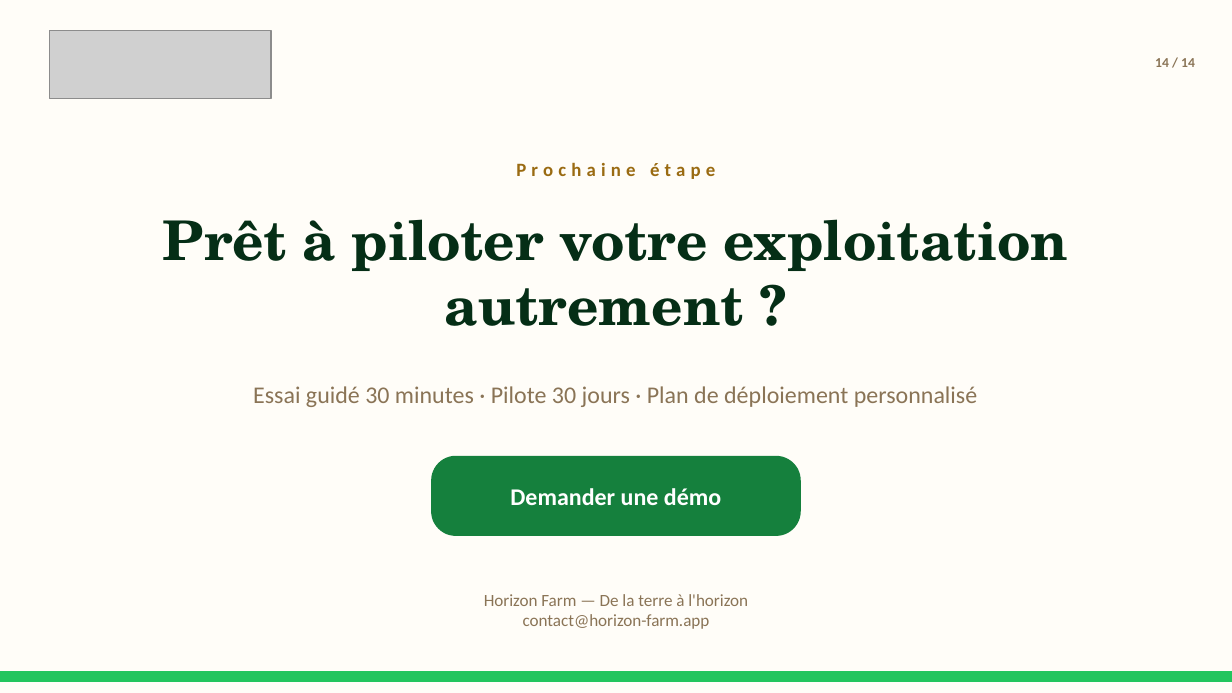
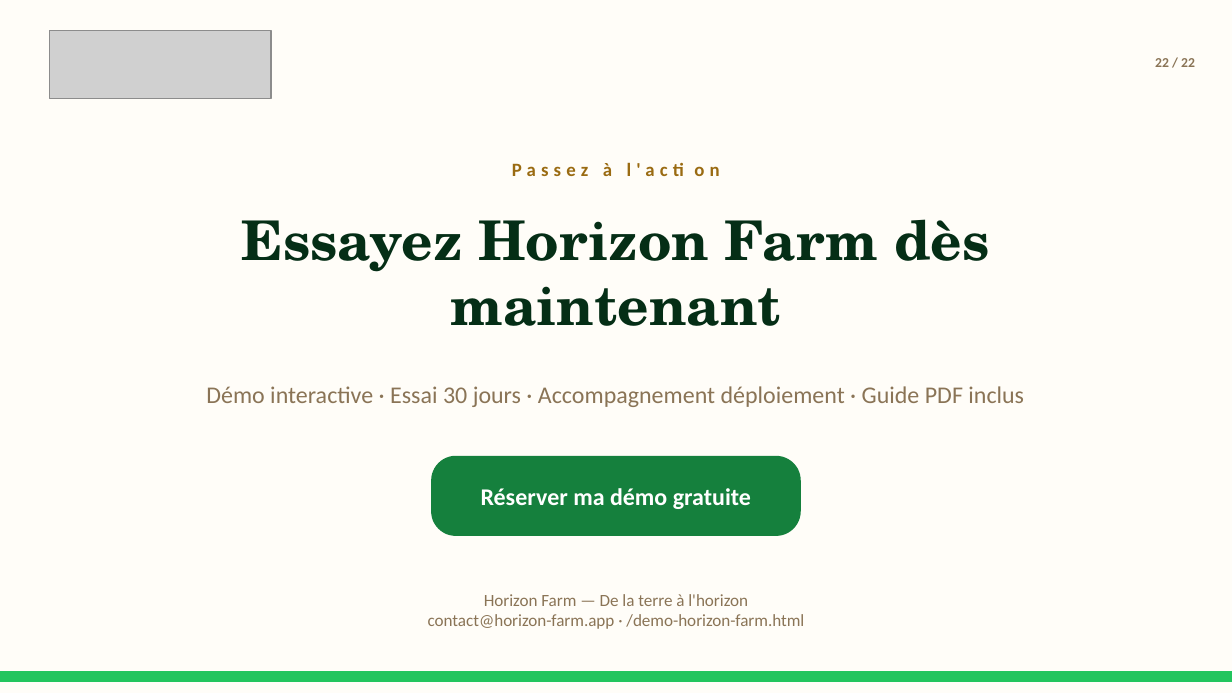
Before and after one commit to PENDATHIAW/horizon-farm, a slide deck: slide 22 of docs/pitch/PITCH_HORIZON_FARM.pptx (slide 14 before the commit). Drawn at 1232x693 pixels with LibreOffice and Linux fonts; fonts in the diff are those of the drawing; grey boxes stand for pictures. Boxes give left, top, right and bottom in pixels: in the first picture for what was removed or moved away, otherwise in the second. Text is boxed around its words. In the diff, an @@ line names an element or a change of style, - is before the commit and + after.

```diff
--- a/docs/pitch/PITCH_HORIZON_FARM.pptx
+++ b/docs/pitch/PITCH_HORIZON_FARM.pptx
@@ text at (x1=1155, y1=58, x2=1195, y2=67): text changed @@
-14 / 14
+22 / 22
@@ text at (x1=603, y1=162, x2=632, y2=176): text changed @@
-Prochaine étape
+Passez à l'action
@@ text at (x1=241, y1=219, x2=989, y2=326): text changed @@
-Prêt à piloter votre exploitation autrement ?
+Essayez Horizon Farm dès maintenant
@@ text at (x1=206, y1=386, x2=1024, y2=407): text changed @@
-Essai guidé 30 minutes · Pilote 30 jours · Plan de déploiement personnalisé
+Démo interactive · Essai 30 jours · Accompagnement déploiement · Guide PDF inclus
@@ text at (x1=481, y1=488, x2=751, y2=509): text changed @@
-Demander une démo
+Réserver ma démo gratuite
@@ text at (x1=428, y1=614, x2=804, y2=629): text changed @@
-contact@horizon-farm.app
+contact@horizon-farm.app · /demo-horizon-farm.html
```
Also in this commit, not shown: 13 other slides changed, 8 slides added, 14 other files.
